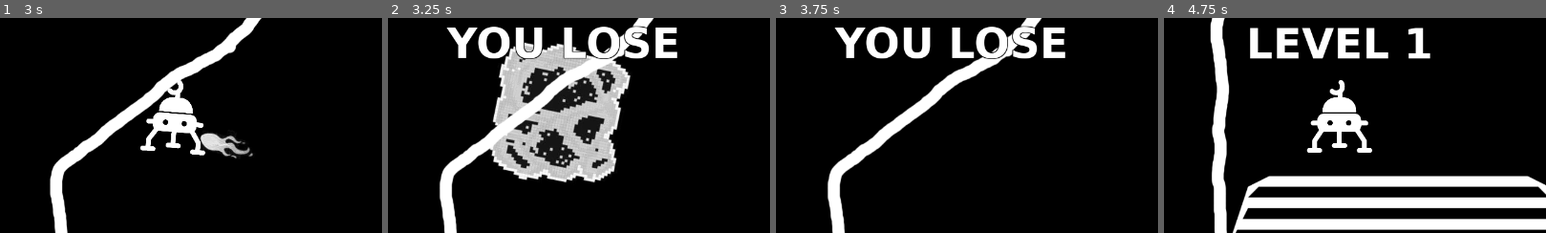
Above: before the commit, frames 1-4 (left to right).
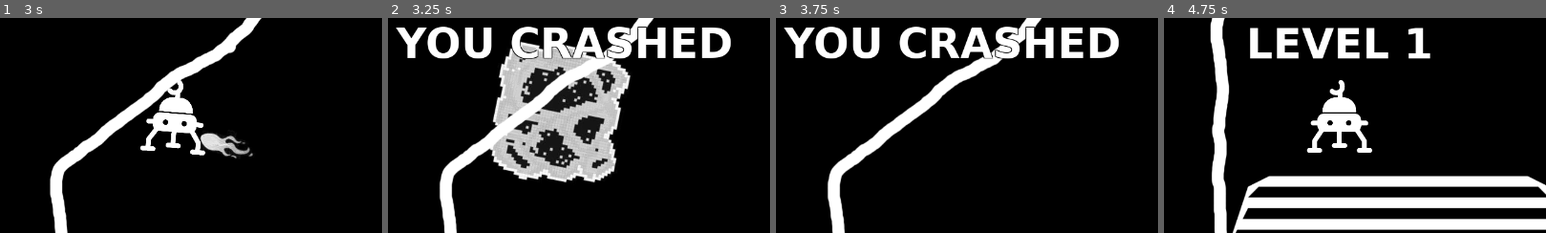
Above: after the commit, the same moments.

Repository: n1ay/LunarLander
Game: Godot game, scene res://TitleScreen.tscn
The game is run twice, just before and just after one commit, with the same random seed, the same clock (stepped at 60 frames per second) and the same inputs.
Inputs:
- Up to frame 1 (3 s): click "NEW GAME" at 0.5 s; tap Enter at 1.25 s; hold Up (ui_up) 1.28-2.78 s; hold Left (ui_left) from 2.78 s (still down)
- Up to frame 2 (3.25 s): keep holding Left (ui_left)
- Up to frame 3 (3.75 s): keep holding Left (ui_left)
- Up to frame 4 (4.75 s): keep holding Left (ui_left); tap Space at 4.25 s
The pictures show only the part of the screen within x 27-77%, y 27-77%; the shares and areas given below are measured in that part.

Frame 1 is identical in both runs. In frame 2, 7.0% of the frame differs, in the area x 2-90%, y 3-20%; in frame 3, 7.0%; in frame 4, nothing differs.
Error in both runs: Error calling built-in function 'len': Object can't provide a length. (res://Ship.gd:229)

Commit message:
Add game completed event

Diff:
--- a/Level.gd
+++ b/Level.gd
@@ -10,15 +10,19 @@
 var level_colliders
 var current_level
 
-var game_over_label = "You lose"
-var level_completed_label = "GG easy"
+var game_over_label = "You crashed"
+var level_completed_label = "level completed"
 var level_label = "Level "
+var game_completed_label = "Game completed"
 var event_label
 var label_visible_timer
 var LABEL_VISIBLE_TIME = 1.5
 
 var reset_level_timer
 var game_over
+
+var game_completed_timer
+var GAME_COMPLETED_TIMER_TIMEOUT = 4
 
 func _ready():
 	begin_platform = $BeginPlatform
@@ -55,13 +59,18 @@
 
 	game_over = false
 
+	game_completed_timer = Timer.new()
+	add_child(game_completed_timer)
+	game_completed_timer.connect("timeout", self, "on_game_completed")
+	game_completed_timer.one_shot = true
+
 	levels[current_level].call_func()
 
-func present_label(text):
+func present_label(text, time=LABEL_VISIBLE_TIME):
 	event_label.set_text(text)
 	event_label.show()
 	set_event_label_pos()
-	label_visible_timer.start(LABEL_VISIBLE_TIME)
+	label_visible_timer.start(time)
 
 func hide_event_label():
 	event_label.hide()
@@ -108,7 +117,7 @@
 	end_platform.set_position(Vector2(-70, -170))
 	load_level_generic()
 
-func freeze_ship(set_gravity=true):
+func freeze_ship(set_gravity=true, game_completed=false):
 	ship.linear_velocity = Vector2(0, 0)
 	ship.angular_velocity = 0
 	if set_gravity:
@@ -142,6 +151,9 @@
 #	pass
 
 
+func on_game_completed():
+	get_tree().change_scene("res://TitleScreen.tscn")
+
 func _on_Ship_game_over():
 	print('boom')
 	present_label(game_over_label)
@@ -150,5 +162,10 @@
 
 func _on_Ship_level_completed():
 	print('gg easy')
-	freeze_ship(false)
-	present_label(level_completed_label)
+	if (current_level + 1 < len(levels)):
+		freeze_ship(false)
+		present_label(level_completed_label)
+	else:
+		ship.process = false
+		present_label(game_completed_label, GAME_COMPLETED_TIMER_TIMEOUT)
+		game_completed_timer.start(GAME_COMPLETED_TIMER_TIMEOUT)
